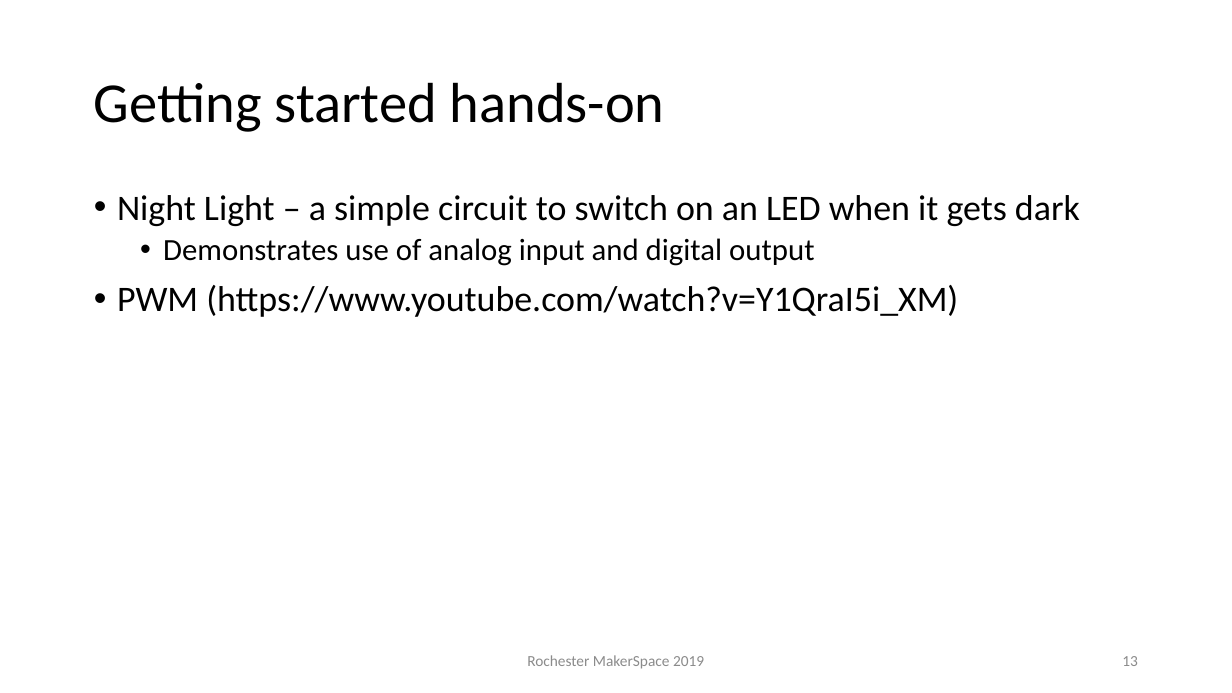
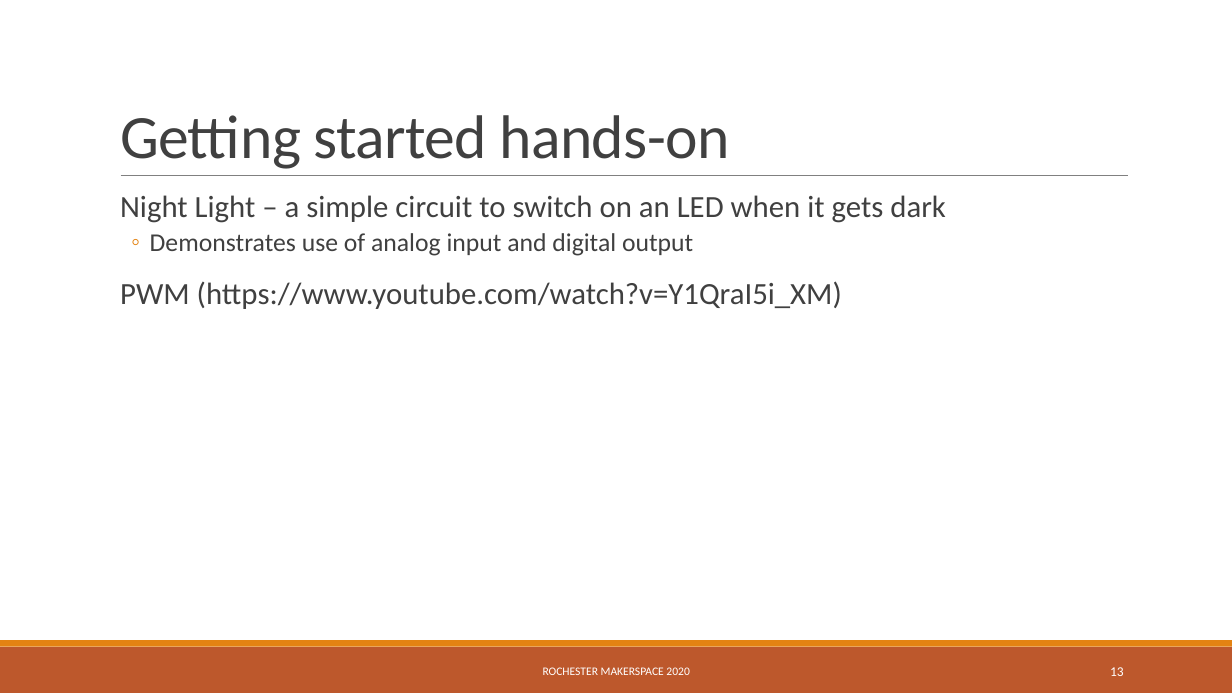
Before and after one commit to RochesterMakerSpace/ArduinoClass, a slide deck: slide 13 of Introduction to Arduino.pptx. Drawn at 1232x693 pixels with LibreOffice and Linux fonts; fonts in the diff are those of the drawing. Boxes give left, top, right and bottom in pixels: in the first picture for what was removed or moved away, otherwise in the second. Text is boxed around its words. In the diff, an @@ line names an element or a change of style, - is before the commit and + after.

```diff
--- a/Introduction to Arduino.pptx
+++ b/Introduction to Arduino.pptx
@@ title "Getting started hands-on" moved from (x1=94, y1=82, x2=665, y2=132) to (x1=120, y1=115, x2=730, y2=169) @@
@@ title "Getting started hands-on" at (x1=120, y1=115, x2=730, y2=169): size 44 to 48 pt, text colour #000000 to #404040, letter spacing 0 to -0.5 pt; line spacing 0.9 to 0.85; vertical alignment middle to bottom @@
@@ line added from (121, 176) to (1128, 176), #808080 0.5 pt @@
@@ text "Night Light – a simple ..." at (x1=120, y1=195, x2=946, y2=309): size 28 to 24 pt in "Night Light – a simple circuit to ...", "PWM (https://www.youtube.com/watch?v=Y1QraI5i_XM)"; text colour #000000 to #404040; size 24 to 20 pt in "Demonstrates use of analog input and digital ..."; bullet • to  ; more space between paragraphs; bullet • to ◦ @@
@@ rectangle added at (x1=0, y1=647, x2=1232, y2=693), fill #BD582C @@
@@ rectangle added at (x1=0, y1=640, x2=1232, y2=647), fill #E48312 @@
@@ page number moved from (x1=1122, y1=656, x2=1138, y2=666) to (x1=1110, y1=667, x2=1124, y2=676) @@
@@ page number at (x1=1110, y1=667, x2=1124, y2=676): size 12 to 10.5 pt, text colour #8C8C8C to #FFFFFF @@
@@ text at (x1=543, y1=667, x2=689, y2=675): text changed; size 12 to 9 pt; text colour #8C8C8C to #FFFFFF @@
-Rochester MakerSpace 2019
+ROCHESTER MAKERSPACE 2020
```
Also in this commit, not shown: 11 other slides changed, 1 slide added, 1 slide removed, 1 other file.
